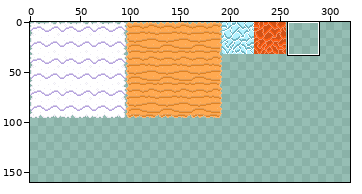
Sprite sheet, stored at assets/Tileset.png. Above, an overview of the earlier version with the close-up marked.
Close-up. The starting point:
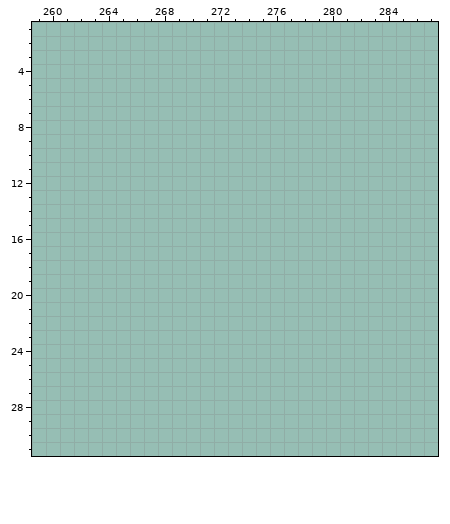
The file is 320x160 pixels. Colours within 5 levels of each other are drawn and written as one. Shown: x 259..287, y 1..31. The commit also changed other parts of the picture, which this record leaves out.
And afterwards:
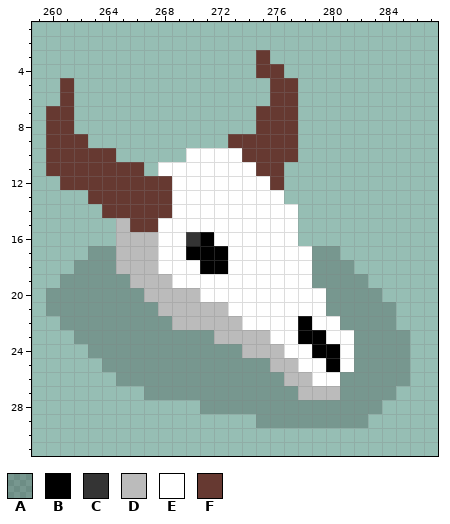
Palette (. is transparent): A #00000035  B #000000  C #343434  D #bbbbbb  E #ffffff  F #663931
Diff:
{"y":3,"x":275,"old":".","new":"F"}
{"y":4,"x":275,"old":"..","new":"FF"}
{"y":5,"x":261,"old":".","new":"F"}
{"y":5,"x":276,"old":"..","new":"FF"}
{"y":6,"x":261,"old":".","new":"F"}
{"y":6,"x":276,"old":"..","new":"FF"}
{"y":7,"x":260,"old":"..","new":"FF"}
{"y":7,"x":275,"old":"...","new":"FFF"}
{"y":8,"x":260,"old":"..","new":"FF"}
{"y":8,"x":275,"old":"...","new":"FFF"}
{"y":9,"x":260,"old":"...","new":"FFF"}
{"y":9,"x":273,"old":".....","new":"FFFFF"}
{"y":10,"x":260,"old":".....","new":"FFFFF"}
{"y":10,"x":270,"old":"........","new":"EEEEFFFF"}
{"y":11,"x":260,"old":".......","new":"FFFFFFF"}
{"y":11,"x":268,"old":".........","new":"EEEEEEEFF"}
{"y":12,"x":261,"old":"................","new":"FFFFFFFFEEEEEEEF"}
{"y":13,"x":263,"old":"..............","new":"FFFFFFEEEEEEEE"}
{"y":14,"x":264,"old":"..............","new":"FFFFFEEEEEEEEE"}
{"y":15,"x":265,"old":".............","new":"DFFEEEEEEEEEE"}
{"y":16,"x":265,"old":".............","new":"DDDEECBEEEEEE"}
{"y":17,"x":263,"old":"..................","new":"AADDDEEBBBEEEEEEAA"}
{"y":18,"x":262,"old":"....................","new":"AAADDDEEEBBEEEEEEAAA"}
{"y":19,"x":261,"old":"......................","new":"AAAAADDDEEEEEEEEEEAAAA"}
{"y":20,"x":260,"old":"........................","new":"AAAAAAADDDDEEEEEEEEEAAAA"}
{"y":21,"x":260,"old":".........................","new":"AAAAAAAADDDDDEEEEEEEAAAAA"}
{"y":22,"x":261,"old":"........................","new":"AAAAAAAADDDDDEEEEBEEAAAA"}
{"y":23,"x":262,"old":"........................","new":"AAAAAAAAAADDDDEEBBEEAAAA"}
{"y":24,"x":263,"old":".......................","new":"AAAAAAAAAAADDDEEBBEAAAA"}
{"y":25,"x":264,"old":"......................","new":"AAAAAAAAAAAADDEEBEAAAA"}
{"y":26,"x":265,"old":".....................","new":"AAAAAAAAAAAADDEEAAAAA"}
{"y":27,"x":267,"old":"..................","new":"AAAAAAAAAAADDDAAAA"}
{"y":28,"x":271,"old":".............","new":"AAAAAAAAAAAAA"}
{"y":29,"x":275,"old":"........","new":"AAAAAAAA"}
{"label":"added","picture_box":[46,50,410,428]}
